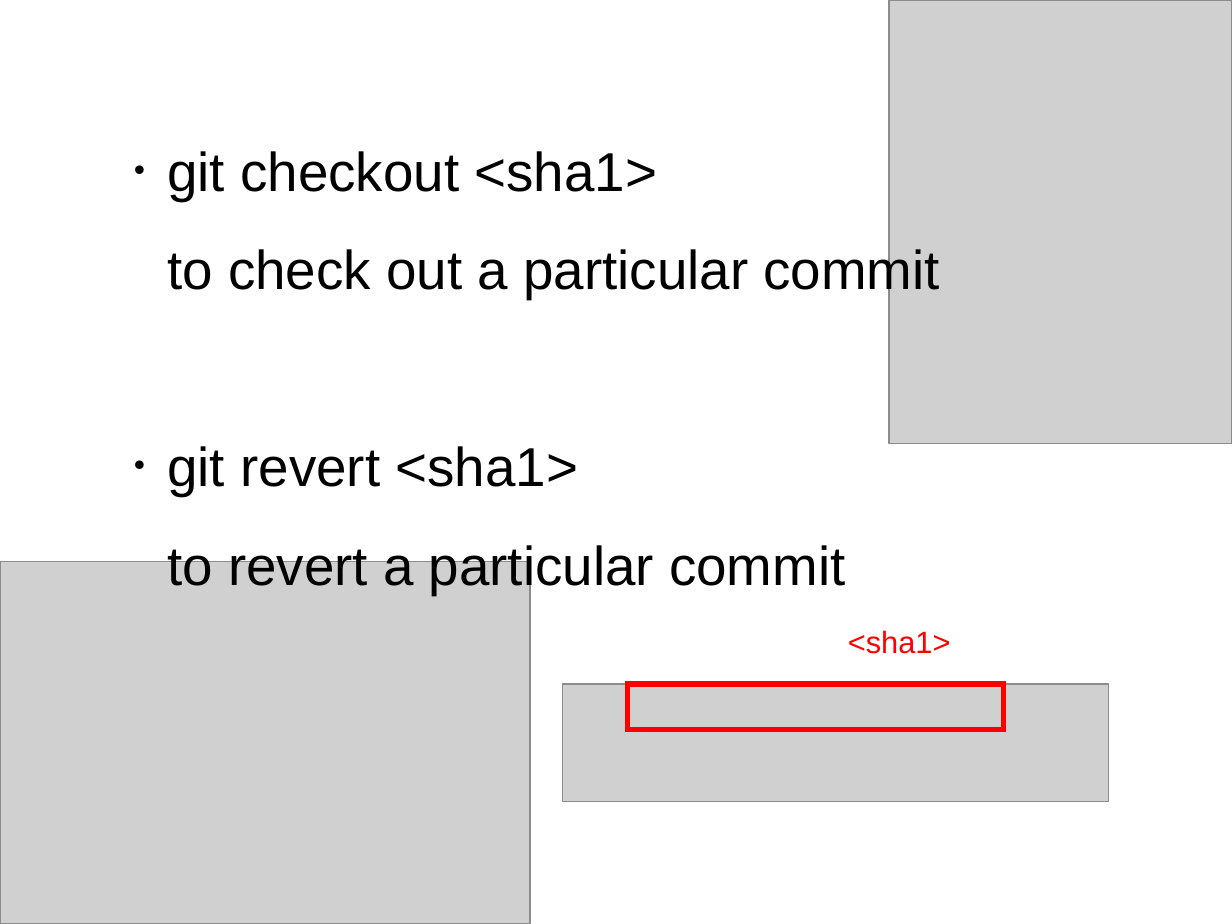
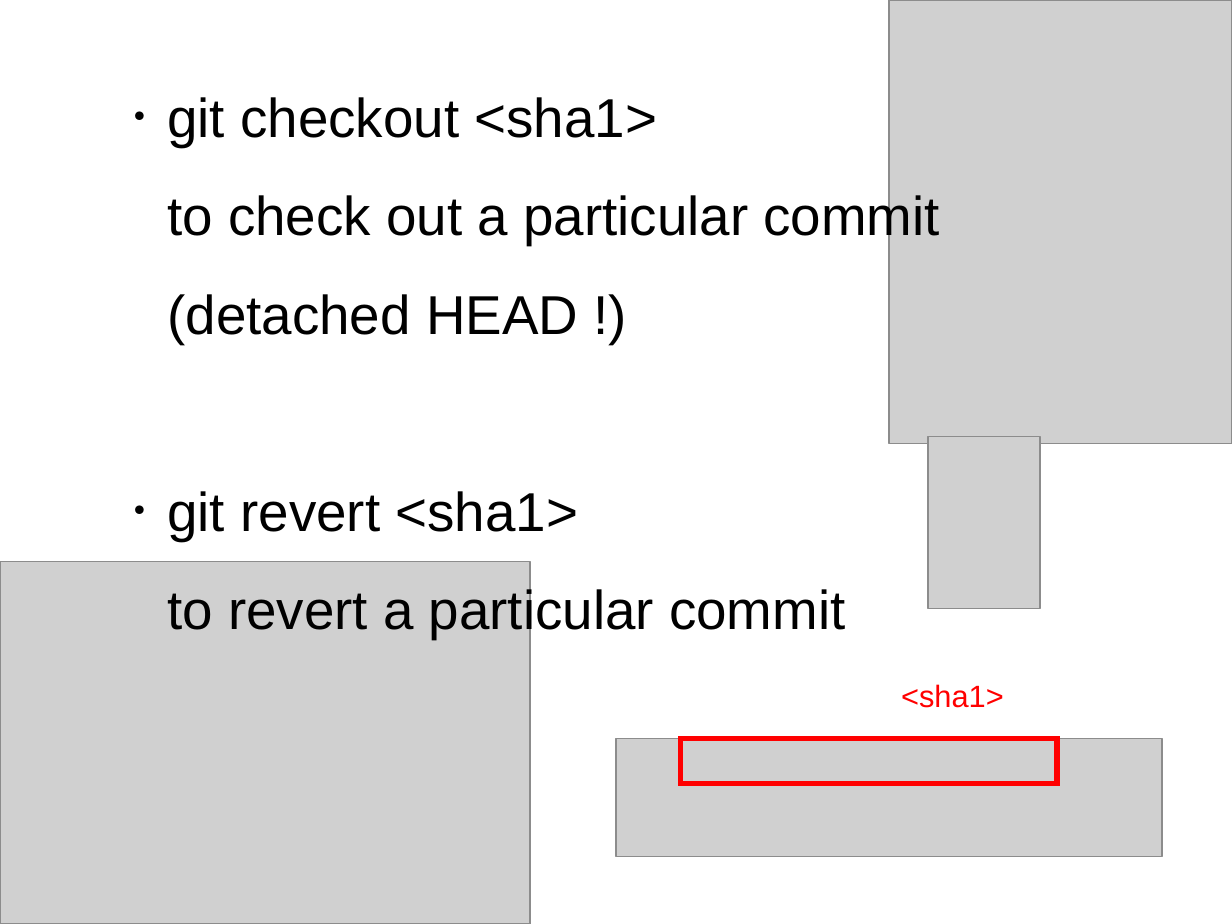
Before and after one commit to NCKU-BDA-2020/TA_Git_GitHub, a slide deck: slide 24 of TA_Class_III.pptx. Drawn at 1232x924 pixels with LibreOffice and Linux fonts; fonts in the diff are those of the drawing; grey boxes stand for pictures. Boxes give left, top, right and bottom in pixels: in the first picture for what was removed or moved away, otherwise in the second. Text is boxed around its words. In the diff, an @@ line names an element or a change of style, - is before the commit and + after.

Commit message:
Finish PPT

```diff
--- a/TA_Class_III.pptx
+++ b/TA_Class_III.pptx
@@ text "．git checkout <sha1>": place and size @@
-text "．git checkout <sha1>" at (113, 151, 940, 595)
+text "．git checkout <sha1>" at (113, 97, 940, 639)
@@ text at (167, 294, 578, 344): paragraph added @@
+(detached HEAD !)
@@ picture added at (928, 436, 1040, 609) @@
@@ 1 picture, 1 text, 1 rectangle: place and size @@
-1 picture, 1 text, 1 rectangle at (563, 630, 1109, 801)
+1 picture, 1 text, 1 rectangle at (616, 684, 1162, 856)
```
Also in this commit, not shown: 5 other slides changed, 19 slides added, 7 slides removed, 1 other file.
